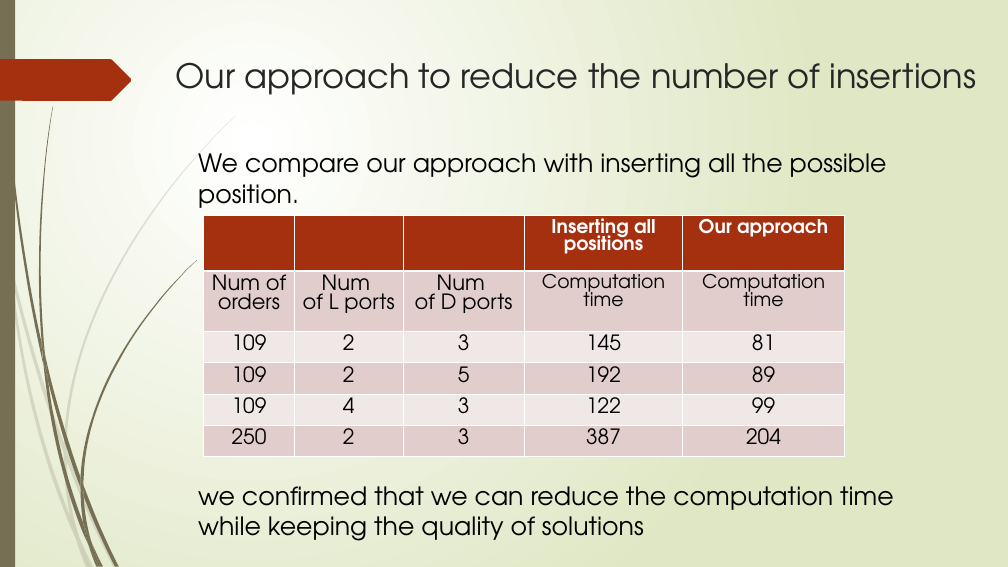
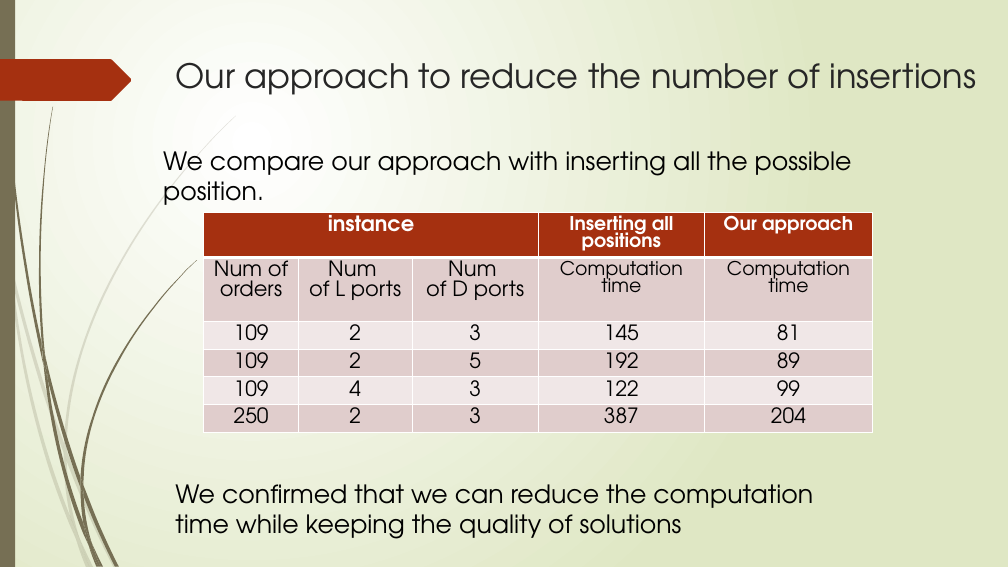
Before and after one commit to r-kurosu/kline_new, a slide deck: slide 48 of 竹田_修論発表.pptx (slide 45 before the commit). Drawn at 1008x567 pixels with LibreOffice and Linux fonts; fonts in the diff are those of the drawing. Boxes give left, top, right and bottom in pixels: in the first picture for what was removed or moved away, otherwise in the second. Text is boxed around its words. In the diff, an @@ line names an element or a change of style, - is before the commit and + after.

```diff
--- a/竹田_修論発表.pptx
+++ b/竹田_修論発表.pptx
@@ text "We compare our approach with ...": place and size @@
-text "We compare our approach with ..." at <box>198,153,894,541</box>
+text "We compare our approach with ..." at <box>163,151,852,205</box>
@@ table at <box>204,212,873,472</box> @@
-row 1, column 1: 
+row 1, column 1: instance
@@ table: place and size @@
-table at <box>204,216,845,478</box>
+table at <box>204,212,873,472</box>
@@ text added at <box>175,484,813,539</box>, 24 pt, text #000000 @@
+We confirmed that we can reduce the computation time while keeping the quality of solutions
@@ text at <box>198,486,894,541</box>: paragraph removed @@
-we confirmed that we can reduce the computation time while keeping the quality of solutions
```
Also in this commit, not shown: 19 other slides changed, 3 slides added.
